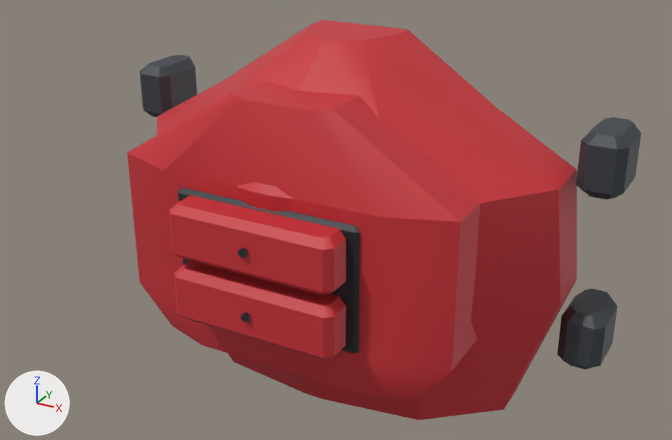
Before and after pictures for a commit that changed the FBX model Assets/Resources/ClamshellMeshes/ShoulderFront_Set02_Bastion.fbx.
The view is the same before and after, from a 50 mm camera at (0.393, -0.769, 0.356) aimed at (0.024, -0.098, 0.021). Arrows for +X, +Y and +Z are at lower left; the lights stay in place. The first picture is the older version. Where no turn or scale is listed for an object, it has been applied to the vertices. Vertices at exactly the same position are counted once.

The first picture shows 'ShoulderFront_Set02_Bastion'.
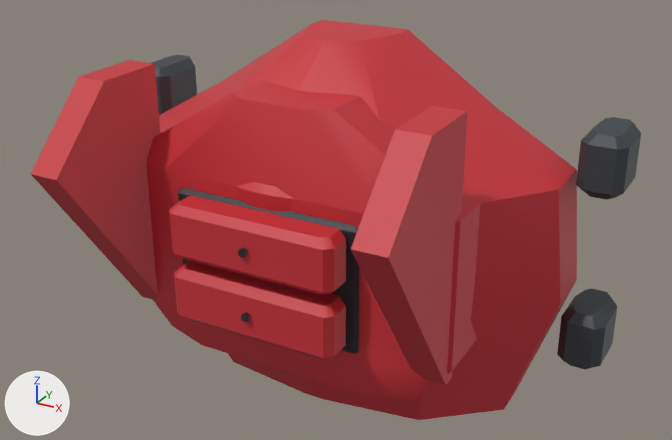
Location of each change, (x1, y1, x2, y2) in pixels of the pictures (672 x 440 px):
'ShoulderFront_Set02_Bastion', reshaped (19% wider)
    before: (127, 20, 641, 420)
    after: (31, 20, 641, 420)
part 1 of me_shoulderfront_set02_bastion_001, added (red)
    after: (31, 60, 160, 300)
part 2 of me_shoulderfront_set02_bastion_001, added (red)
    after: (351, 106, 467, 385)

Diff of the bpy script that builds the scene:
```diff
--- a/Assets/Resources/ClamshellMeshes/ShoulderFront_Set02_Bastion.fbx.py
+++ b/Assets/Resources/ClamshellMeshes/ShoulderFront_Set02_Bastion.fbx.py
@@ me_shoulderfront_set02_bastion_001 @@
 # used by ob_shoulderfront_set02_bastion; location = (0.0, 0.0, 0.0)
-me_shoulderfront_set02_bastion_001.from_pydata(...)  # 1920 vertices, 1856 faces; spans x -0.255..0.255, y -0.212..0.03, z -0.175..0.175
+me_shoulderfront_set02_bastion_001.from_pydata(...)  # 2072 vertices, 2004 faces; spans x -0.255..0.255, y -0.274..0.03, z -0.175..0.175
+# me_shoulderfront_set02_bastion_001 part 1: a new loose piece of 76 vertices spanning x -0.159..-0.131, y -0.274..-0.144, z -0.077..0.154, in mat_shell (red #c83038)
+# me_shoulderfront_set02_bastion_001 part 2: a new loose piece of 76 vertices spanning x 0.131..0.159, y -0.274..-0.144, z -0.077..0.154, in mat_shell (red #c83038)
 me_shoulderfront_set02_bastion_001.materials.append(mat_shell)
```
